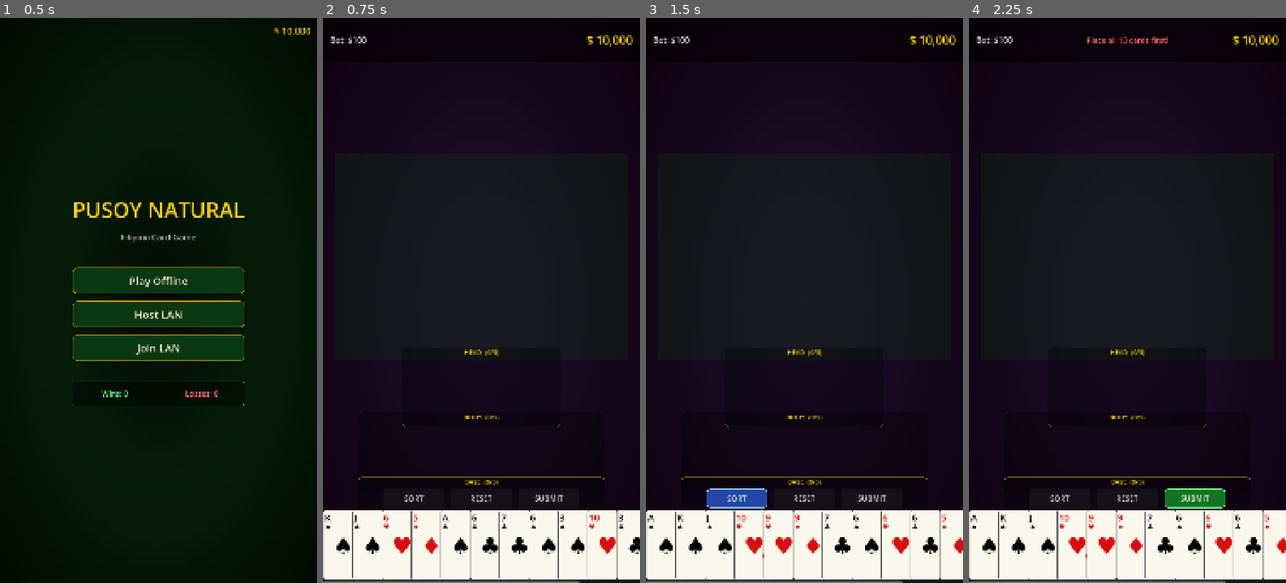
Above: before the commit, frames 1-4 (left to right).
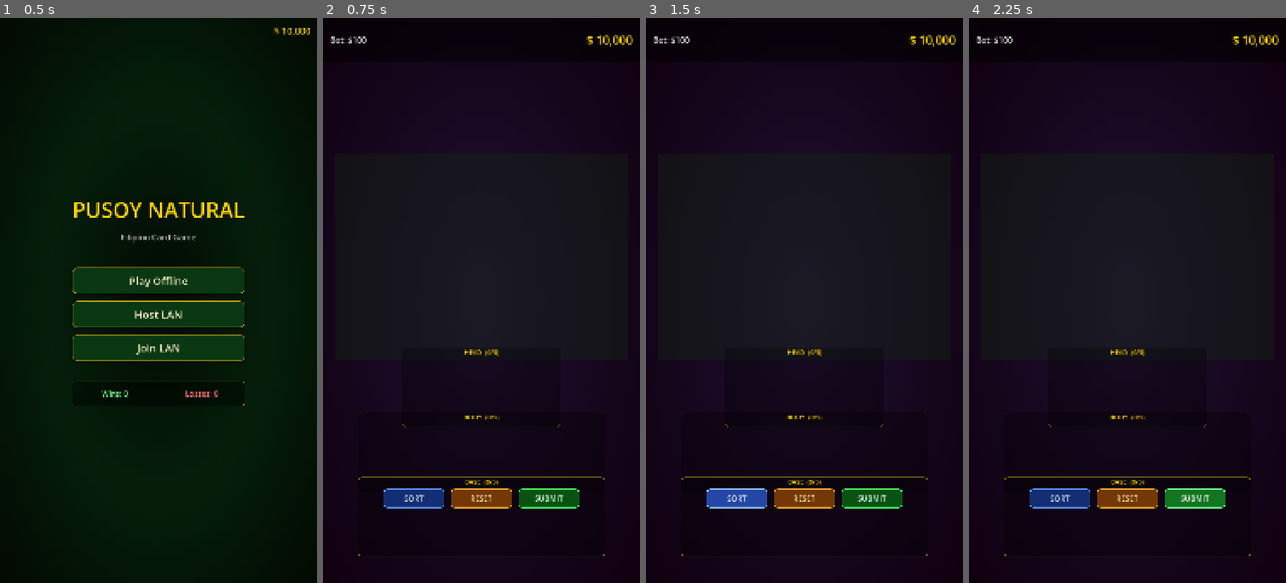
Above: after the commit, the same moments.

Repository: PotatoKevz/PusoyNatural
Game: Godot game, scene res://scenes/main_menu.tscn
Same seed, same stepped clock (60 frames per second), same inputs: the game is played once before the commit and once after it.
Inputs:
- Up to frame 1 (0.5 s): no input
- Up to frame 2 (0.75 s): click "Play Offline" at 0.5 s
- Up to frame 3 (1.5 s): click "SORT" at 1.25 s
- Up to frame 4 (2.25 s): click "SUBMIT" at 2 s

Frame 1 is identical in both runs. In frame 2, 14% of the frame differs, in the area x 0-100%, y 83-100%; in frame 3, 14%; in frame 4, 14%.
Error after the commit: Parse Error: Identifier "_on_card_gui_input" not declared in the current scope. (res://scripts/game/gameplay_ui.gd:181)

Commit message:
feat: modernize UI/UX and gameplay logic
- Implemented real-time hand rank feedback and 'Mali' validation highlighting.
- Added smooth Tween-based card transitions and interactive hover scaling.
- Introduced Aggressive and Conservative AI personality models.
- Added smart Auto-Sort helper and Hand Strength 'Risk Meter.'
- Expanded HandEvaluator to support special hands (Dragon, Six Pairs).

Diff:
--- a/scripts/core/hand_evaluator.gd
+++ b/scripts/core/hand_evaluator.gd
@@ -11,11 +11,37 @@
 	FULL_HOUSE = 7,
 	FOUR_OF_A_KIND = 8,
 	STRAIGHT_FLUSH = 9,
-	ROYAL_FLUSH = 10
+	ROYAL_FLUSH = 10,
+	# Special Hands
+	SIX_PAIRS = 11,
+	THREE_FLUSHES = 12,
+	THREE_STRAIGHTS = 13,
+	DRAGON = 14
 }
+
+static func get_rank_name(rank: HandRank) -> String:
+	match rank:
+		HandRank.HIGH_CARD: return "High Card"
+		HandRank.PAIR: return "Pair"
+		HandRank.TWO_PAIR: return "Two Pair"
+		HandRank.THREE_OF_A_KIND: return "Three of a Kind"
+		HandRank.STRAIGHT: return "Straight"
+		HandRank.FLUSH: return "Flush"
+		HandRank.FULL_HOUSE: return "Full House"
+		HandRank.FOUR_OF_A_KIND: return "Four of a Kind"
+		HandRank.STRAIGHT_FLUSH: return "Straight Flush"
+		HandRank.ROYAL_FLUSH: return "Royal Flush"
+		HandRank.SIX_PAIRS: return "Six Pairs"
+		HandRank.THREE_FLUSHES: return "Three Flushes"
+		HandRank.THREE_STRAIGHTS: return "Three Straights"
+		HandRank.DRAGON: return "DRAGON!"
+		_: return "Unknown"
 
 # Evaluate a hand of 3 or 5 cards
 static func evaluate(cards: Array[Card]) -> Dictionary:
+	if cards.size() == 13:
+		return _evaluate_special_13_card(cards)
+
 	if cards.size() != 3 and cards.size() != 5:
 		return {"rank": HandRank.HIGH_CARD, "value": 0, "cards": cards}
 
@@ -26,6 +52,27 @@
 		return _evaluate_3_card(sorted_cards)
 	else:
 		return _evaluate_5_card(sorted_cards)
+
+static func _evaluate_special_13_card(cards: Array[Card]) -> Dictionary:
+	var sorted = cards.duplicate()
+	sorted.sort_custom(func(a, b): return a.rank < b.rank) # Sort ascending for dragon check
+
+	# Check Dragon (13 unique ranks)
+	var ranks = []
+	for c in sorted:
+		if not ranks.has(c.rank): ranks.append(c.rank)
+	if ranks.size() == 13:
+		return {"rank": HandRank.DRAGON, "value": 14, "cards": cards}
+
+	# Check Six Pairs
+	var counts = _get_rank_counts(cards)
+	var pair_count = 0
+	for r in counts:
+		if counts[r] >= 2: pair_count += counts[r] / 2
+	if pair_count >= 6:
+		return {"rank": HandRank.SIX_PAIRS, "value": 11, "cards": cards}
+
+	return {"rank": HandRank.HIGH_CARD, "value": 0, "cards": cards}
 
 static func _evaluate_3_card(cards: Array[Card]) -> Dictionary:
 	var counts = _get_rank_counts(cards)
--- a/scripts/game/ai_player.gd
+++ b/scripts/game/ai_player.gd
@@ -3,35 +3,67 @@
 
 var difficulty: int = 1
 
+enum Personality { CONSERVATIVE, AGGRESSIVE }
+var personality: Personality = Personality.CONSERVATIVE
+
 func _init(p_id: int, diff: int = 1):
 	id = p_id
 	difficulty = diff
+	# Assign personality based on difficulty or random
+	personality = Personality.AGGRESSIVE if randf() > 0.5 else Personality.CONSERVATIVE
 
 func receive_cards(new_cards: Array[Card]):
 	super.receive_cards(new_cards)
 	_arrange_cards_ai()
 
 func _arrange_cards_ai():
-	# Simple AI for prototype: just split the 13 cards randomly but ensure validity.
-	# A real implementation would evaluate all combinations and pick the strongest.
 	var sorted = cards.duplicate()
 	sorted.sort_custom(func(a, b): return a.compare(b) > 0)
 
-	# Try random valid configurations
-	var max_attempts = 100
+	if personality == Personality.AGGRESSIVE:
+		_arrange_aggressive(sorted)
+	else:
+		_arrange_conservative(sorted)
+
+func _arrange_aggressive(sorted: Array[Card]):
+	# Aggressive: Try to build the absolute strongest Base hand possible first
+	var temp = sorted.duplicate()
+	var base = temp.slice(0, 5) # Top 5
+	var body = temp.slice(5, 10) # Next 5
+	var head = temp.slice(10, 13) # Last 3
+
+	if HandEvaluator.is_valid_arrangement(head, body, base):
+		set_arranged_hand(head, body, base)
+	else:
+		# Fallback to random valid search
+		_arrange_random_valid(sorted)
+
+func _arrange_conservative(sorted: Array[Card]):
+	# Conservative: Try to put strength in the Middle and Head to avoid sweeps
+	var temp = sorted.duplicate()
+	# Distribution: 4 strongest to Base, 5 next to Body, then 1 strongest to Head
+	var base = [temp[4], temp[5], temp[6], temp[7], temp[8]]
+	var body = [temp[0], temp[1], temp[2], temp[3], temp[9]]
+	var head = [temp[10], temp[11], temp[12]]
+
+	if HandEvaluator.is_valid_arrangement(head, body, base):
+		set_arranged_hand(head, body, base)
+	else:
+		_arrange_random_valid(sorted)
+
+func _arrange_random_valid(sorted: Array[Card]):
+	var max_attempts = 200
 	for i in range(max_attempts):
 		var temp = sorted.duplicate()
 		temp.shuffle()
-
 		var t_base = temp.slice(0, 5)
 		var t_body = temp.slice(5, 10)
 		var t_head = temp.slice(10, 13)
-
 		if HandEvaluator.is_valid_arrangement(t_head, t_body, t_base):
 			set_arranged_hand(t_head, t_body, t_base)
 			return
 
-	# Fallback (Very poor arrangement but valid)
-	# Sort ascending. Head = 3 weakest. Body = next 5. Base = 5 strongest.
-	sorted.sort_custom(func(a, b): return a.compare(b) < 0)
-	set_arranged_hand(sorted.slice(0, 3), sorted.slice(3, 8), sorted.slice(8, 13))
+	# Ultimate fallback: guaranteed valid
+	var s_asc = sorted.duplicate()
+	s_asc.sort_custom(func(a, b): return a.compare(b) < 0)
+	set_arranged_hand(s_asc.slice(0, 3), s_asc.slice(3, 8), s_asc.slice(8, 13))
--- a/scripts/game/card_ui.gd
+++ b/scripts/game/card_ui.gd
@@ -45,12 +45,29 @@
 	suit_bottom.text = suit_text
 	suit_bottom.add_theme_color_override("font_color", color)
 
-func set_face_up(face_up: bool):
-	background.visible = face_up
-	back_view.visible = !face_up
+func _ready():
+	mouse_entered.connect(_on_mouse_entered)
+	mouse_exited.connect(_on_mouse_exited)
+	pivot_offset = size / 2
+
+func _on_mouse_entered():
+	# Elegant Hover: Scale up slightly and add a subtle glow/shadow
+	var tween = create_tween().set_trans(Tween.TRANS_QUINT).set_ease(Tween.EASE_OUT)
+	tween.tween_property(self, "scale", Vector2(1.08, 1.08), 0.2)
+	z_index = 10 # Bring to front when hovering
+
+func _on_mouse_exited():
+	var tween = create_tween().set_trans(Tween.TRANS_QUINT).set_ease(Tween.EASE_OUT)
+	tween.tween_property(self, "scale", Vector2(1.0, 1.0), 0.2)
+	z_index = 0
 
 func set_selected(selected: bool):
 	selection_highlight.visible = selected
+	if selected:
+		# Selection Pulse
+		var tween = create_tween().set_loops(2)
+		tween.tween_property(background, "modulate", Color(1.2, 1.2, 1.2, 1), 0.1)
+		tween.tween_property(background, "modulate", Color.WHITE, 0.1)
 
 func _get_drag_data(_at_position):
 	var preview = duplicate()
--- a/scripts/game/gameplay_ui.gd
+++ b/scripts/game/gameplay_ui.gd
@@ -199,50 +199,113 @@
 	return result
 
 func _update_row_labels():
-	head_label.text = "HEAD  (%d/3)" % head_row.get_child_count()
-	body_label.text = "BODY  (%d/5)" % body_row.get_child_count()
-	base_label.text = "BASE  (%d/5)" % base_row.get_child_count()
-
-func _show_status(msg: String, color: Color = Color(1, 0.4, 0.4, 1)):
-	status_label.text = msg
-	status_label.add_theme_color_override("font_color", color)
-	if _status_timer != null:
-		_status_timer = null
-	_status_timer = get_tree().create_timer(2.5)
-	_status_timer.timeout.connect(func(): status_label.text = "")
-
-# ── Card Interaction ──────────────────────────────────────────────────────────
-
-func _on_card_gui_input(event, card_ui):
-	if event is InputEventMouseButton and event.pressed:
-		if event.button_index == MOUSE_BUTTON_LEFT:
-			_move_card(card_ui)
-
-func _move_card(card_ui):
-	var current_parent = card_ui.get_parent()
-
-	if current_parent == hand_container:
-		if head_row.get_child_count() < 3:
-			_reparent_card(card_ui, head_row)
-		elif body_row.get_child_count() < 5:
-			_reparent_card(card_ui, body_row)
-		elif base_row.get_child_count() < 5:
-			_reparent_card(card_ui, base_row)
-	else:
-		_reparent_card(card_ui, hand_container)
-	_update_row_labels()
+	var head = _get_cards_from_row(head_row)
+	var body = _get_cards_from_row(body_row)
+	var base = _get_cards_from_row(base_row)
+
+	var h_eval = HandEvaluator.evaluate(head)
+	var m_eval = HandEvaluator.evaluate(body)
+	var b_eval = HandEvaluator.evaluate(base)
+
+	var h_name = HandEvaluator.get_rank_name(h_eval.rank) if head.size() == 3 else "(%d/3)" % head.size()
+	var m_name = HandEvaluator.get_rank_name(m_eval.rank) if body.size() == 5 else "(%d/5)" % body.size()
+	var b_name = HandEvaluator.get_rank_name(b_eval.rank) if base.size() == 5 else "(%d/5)" % base.size()
+
+	head_label.text = "HEAD: " + h_name
+	body_label.text = "BODY: " + m_name
+	base_label.text = "BASE: " + b_name
+
+	# Validation Highlighting (Mali Check)
+	var is_valid = true
+	if head.size() == 3 and body.size() == 5:
+		if HandEvaluator._compare_evals(m_eval, h_eval) < 0:
+			body_label.add_theme_color_override("font_color", Color.RED)
+			is_valid = false
+		else:
+			_apply_tier_label_colors() # Reset to tier default
+
+	if body.size() == 5 and base.size() == 5:
+		if HandEvaluator._compare_evals(b_eval, m_eval) < 0:
+			base_label.add_theme_color_override("font_color", Color.RED)
+			is_valid = false
+		else:
+			if is_valid: _apply_tier_label_colors()
+
+	_update_risk_meter()
+
+func _apply_tier_label_colors():
+	match GameManager.current_table_tier:
+		GameManager.TableTier.LOW: _set_row_label_color(Color(1, 0.843, 0, 1))
+		GameManager.TableTier.MEDIUM: _set_row_label_color(Color(0.7, 0.87, 1.0, 1))
+		GameManager.TableTier.HIGH: _set_row_label_color(Color(1, 0.9, 0.3, 1))
 
 func _reparent_card(card_ui, new_parent):
+	var old_pos = card_ui.global_position
 	card_ui.get_parent().remove_child(card_ui)
 	new_parent.add_child(card_ui)
 
+	# Smooth Tween Transition (Cubic-Bezier like easing)
+	var new_pos = card_ui.global_position
+	card_ui.global_position = old_pos
+
+	var tween = create_tween().set_trans(Tween.TRANS_CUBIC).set_ease(Tween.EASE_OUT)
+	tween.tween_property(card_ui, "global_position", new_pos, 0.4)
+
+	# Subtle 3D-like rotation during flight
+	card_ui.rotation_degrees = 5 if new_pos.x > old_pos.x else -5
+	tween.parallel().tween_property(card_ui, "rotation_degrees", 0.0, 0.4)
+
 func _on_sort_btn_pressed():
+	# Smart Auto-Sort: Tries to find a valid arrangement automatically
 	var cards = []
 	for child in hand_container.get_children():
 		cards.append(child)
-	cards.sort_custom(func(a, b): return a.card_data.compare(b.card_data) > 0)
-	for child in cards:
-		hand_container.move_child(child, -1)
+	for row in [head_row, body_row, base_row]:
+		for child in row.get_children():
+			cards.append(child)
+
+	var card_data_list: Array[Card] = []
+	for c in cards: card_data_list.append(c.card_data)
+
+	# Basic auto-sort strategy: Strongest to base, middle to body, weakest to head
+	card_data_list.sort_custom(func(a, b): return a.compare(b) > 0)
+
+	_on_reset_btn_pressed() # Move all to hand first
+
+	# Simple distribution for the prototype auto-sort
+	var base = card_data_list.slice(0, 5)
+	var body = card_data_list.slice(5, 10)
+	var head = card_data_list.slice(10, 13)
+
+	# Find the card UI nodes and move them
+	for row_data in [{"row": base_row, "cards": base}, {"row": body_row, "cards": body}, {"row": head_row, "cards": head}]:
+		for c_data in row_data.cards:
+			for c_ui in hand_container.get_children():
+				if c_ui.card_data == c_data:
+					_reparent_card(c_ui, row_data.row)
+					break
+
+	_update_row_labels()
+	_show_status("Auto-Sorted!", Color(0.4, 0.8, 1, 1))
+
+func _update_risk_meter():
+	# Logic for 'Operational Risk-Meter': Evaluates total hand strength
+	var head = _get_cards_from_row(head_row)
+	var body = _get_cards_from_row(body_row)
+	var base = _get_cards_from_row(base_row)
+
+	if head.size() + body.size() + base.size() < 13:
+		status_label.text = ""
+		return
+
+	var total_rank_sum = HandEvaluator.evaluate(head).rank + HandEvaluator.evaluate(body).rank + HandEvaluator.evaluate(base).rank
+
+	if total_rank_sum > 15:
+		_show_status("Hand Strength: STRONG", Color(0.2, 1, 0.2, 1))
+	elif total_rank_sum > 10:
+		_show_status("Hand Strength: BALANCED", Color(1, 0.8, 0.2, 1))
+	else:
+		_show_status("Hand Strength: WEAK", Color(1, 0.4, 0.4, 1))
 
 func _on_reset_btn_pressed():
 	for row in [head_row, body_row, base_row]:
